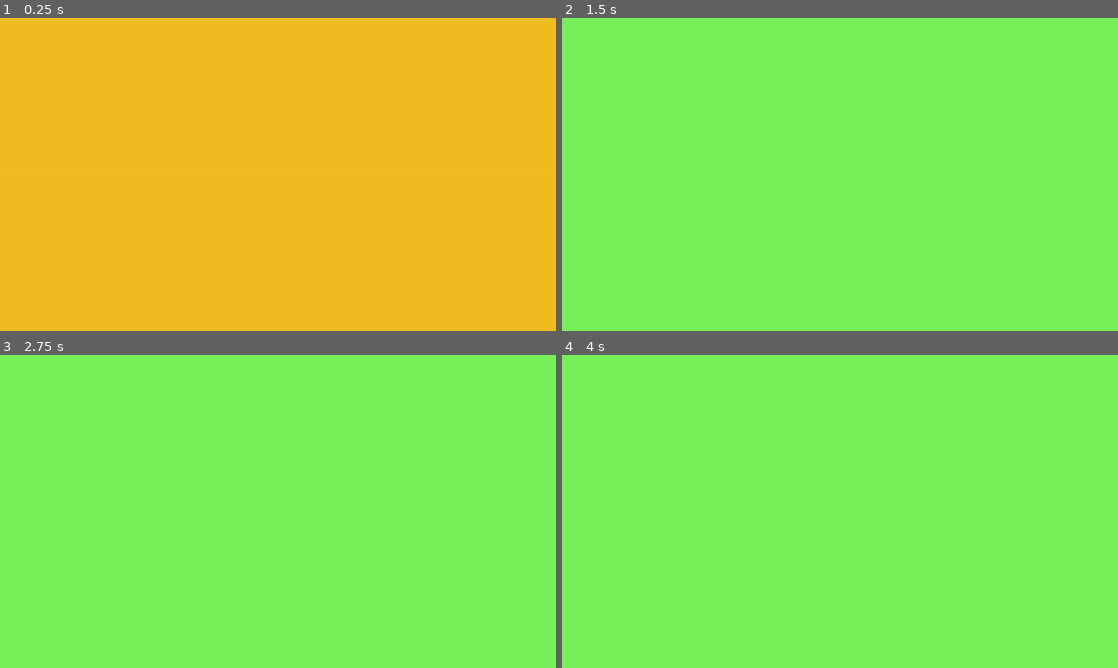
Above: before the commit, frames 1-4 (two rows, left to right).
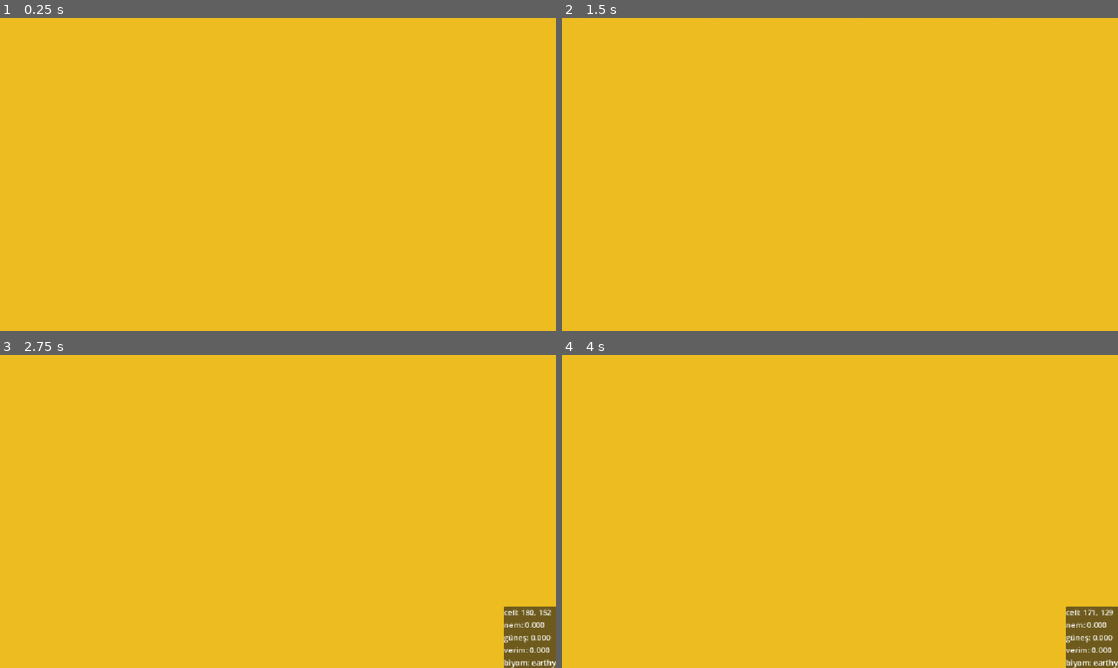
Above: after the commit, the same moments.

Repository: MBerkayY33/Gaypcan
Game: Godot game, scene res://scenes/mahmut.tscn
The game is run twice, just before and just after one commit, with the same random seed, the same clock (stepped at 60 frames per second) and the same inputs.
Inputs (mouse positions are in pixels of both pictures, inside the frame that each line leads up to):
- Up to frame 1 (0.25 s): no input
- Up to frame 2 (1.5 s): tap Enter at 0.5 s; move the mouse to (962, 158) at 0.52 s; hold D 0.53-1.28 s; hold Shift 0.53-1.28 s; click (962, 158) at 0.67 s; move the mouse to (728, 190) at 1.27 s; hold S from 1.28 s (still down); tap Shift at 1.35 s; click (728, 190) at 1.42 s
- Up to frame 3 (2.75 s): tap Space at 2 s; move the mouse to (333, 442) at 2.02 s; release S at 2.03 s; hold D from 2.03 s (still down); hold Shift from 2.03 s (still down); click (333, 442) at 2.17 s
- Up to frame 4 (4 s): tap Enter at 2.75 s; move the mouse to (812, 574) at 2.77 s; release D at 2.78 s; release Shift at 2.78 s; hold W 2.78-3.53 s; tap Shift at 2.85 s; click (812, 574) at 2.92 s; tap Space at 3.5 s; move the mouse to (1006, 558) at 3.52 s; hold A from 3.53 s (still down); hold Shift from 3.53 s (still down); click (1006, 558) at 3.67 s

The runs differ from the first frame. In frame 2, 100% of the frame differs, in the area x 0-100%, y 0-100%; in frame 3, 100%; in frame 4, 100%.

Commit message:
stat_func_update

Diff:
--- a/ga/scenes/mahmut.tscn
+++ b/ga/scenes/mahmut.tscn
@@ -17,3 +17,18 @@
 ground = NodePath("../Ground")
 
 [node name="CanvasLayer" type="CanvasLayer" parent="." unique_id=688115523]
+
+[node name="PanelContainer" type="PanelContainer" parent="CanvasLayer" unique_id=1277145860]
+anchors_preset = 3
+anchor_left = 1.0
+anchor_top = 1.0
+anchor_right = 1.0
+anchor_bottom = 1.0
+offset_left = -40.0
+offset_top = -40.0
+grow_horizontal = 0
+grow_vertical = 0
+
+[node name="Label" type="Label" parent="CanvasLayer/PanelContainer" unique_id=1643456806]
+layout_mode = 2
+text = "test"
--- a/ga/scripts/Camera.gd
+++ b/ga/scripts/Camera.gd
@@ -1,20 +1,25 @@
 extends Camera2D
 
 @export var zoom_rate := 0.2
-var camera_speed_coeff = 2
+@export var camera_speed_coeff = 2.0
 @export var ground: TileMapLayer
 var _zoom_min := 0.2
 @export var _zoom_max := 2.0
 @onready var Tile_pixel_size = ground.tile_set.tile_size.x
+@export var starting_tile_amount := 20.0
+
 
 func _ready() -> void:
-
 	position = Vector2(Map.Width, Map.Height) * Tile_pixel_size * 0.5
 	limit_left = 0
 	limit_top = 0
+	limit_right = Map.Width * Tile_pixel_size
+	limit_bottom = Map.Height * Tile_pixel_size
 
-	limit_right = Map.Width*Tile_pixel_size
-	limit_bottom = Map.Height*Tile_pixel_size
+	var vp := get_viewport_rect().size
+	var z = vp.x / (starting_tile_amount * Tile_pixel_size)
+	zoom = Vector2(z, z)
+
 	_zoom_sinirla()
 
 func _process(delta:float) -> void:
--- a/ga/scripts/Map.gd
+++ b/ga/scripts/Map.gd
@@ -20,7 +20,10 @@
 var gunes:     PackedFloat32Array
 var verim:     PackedFloat32Array
 
+
+
 enum Biyom { earthy, green }
+
 
 func _init() -> void:
 	var n = Width * Height
--- a/ga/scripts/world.gd
+++ b/ga/scripts/world.gd
@@ -8,6 +8,8 @@
 var map : Map
 
 
+@onready var panel: PanelContainer = $CanvasLayer/PanelContainer
+@onready var label: Label = $CanvasLayer/PanelContainer/Label
 
 #BİYOM EKLEME!!!!!!!!!!!!!
 #biyom eklemek istiyosan tiles klasorune gel buyuk pngye istedigin biyomu ekle ekledigin biyomun koordinatini
@@ -18,6 +20,9 @@
 	Vector2i(0, 0),   # yeşil
 ]
 
+const BIOM_NAME = ["earthy", "green"]
+
+#tilemapi içeri aktarıyoruz(dolar sahnede ara demek)
 @onready var ground: TileMapLayer = $Ground
 
 func _ready() -> void:
@@ -31,9 +36,25 @@
 			ground.set_cell(Vector2i(x, y), 0, dorpak)
 	print(ground.get_used_cells().size())
 
+func _stat_window_update () -> void:
+	var mouse_coordinates:= get_global_mouse_position()
+	var cell := ground.local_to_map(ground.to_local(mouse_coordinates))
+	var i =cell[0] + map.Width*cell[1]
+	panel.visible = true
+	label.text = "cell: %d, %d\nnem: %.3f\ngüneş: %.3f\nverim: %.3f\nbiyom: %s" % [
+	cell.x, cell.y, map.nem[i], map.gunes[i], map.verim[i], BIOM_NAME[map.biome[i]]
+	]
+	if(not Input.is_key_pressed(KEY_SHIFT)):
+		panel.visible = false
+		return
+
 
 func _process(delta: float) -> void:
 	accumlation += delta
+	_stat_window_update()
+
+
+
 	while accumlation > (STEP_SIZE):
 		accumlation -= (STEP_SIZE)
 		var t := Time.get_ticks_usec()
